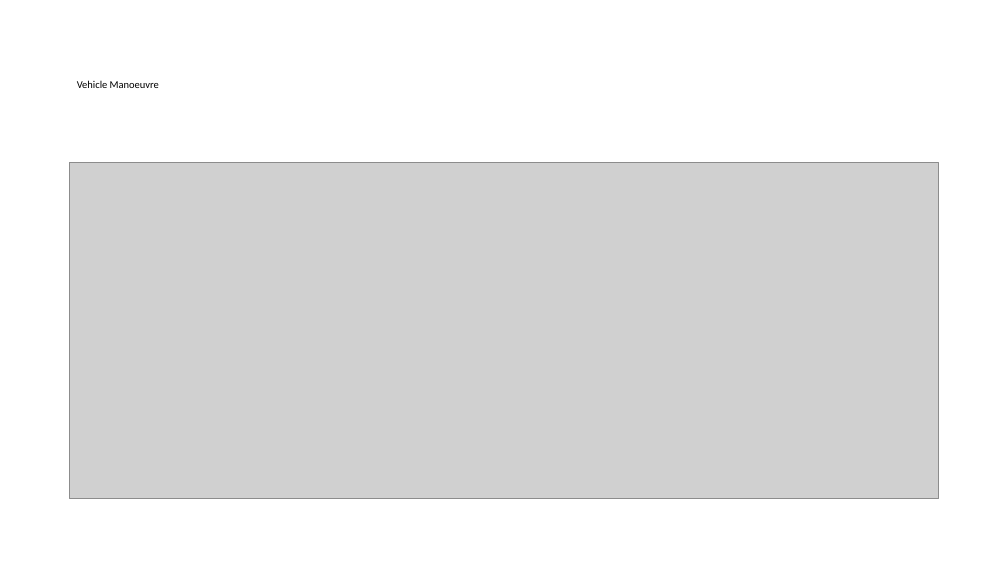
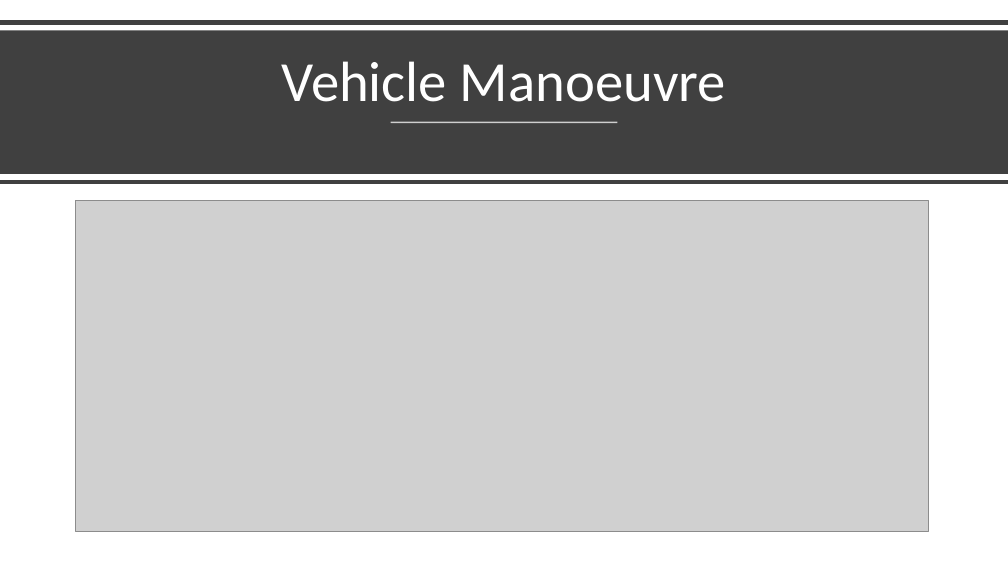
Before and after one commit to scharpham/Springboard, a slide deck: slide 9 of Capstone2/capstone2/reports/Predicting Accident Severity.pptx. Drawn at 1008x567 pixels with LibreOffice and Linux fonts; fonts in the diff are those of the drawing; grey boxes stand for pictures. Boxes give left, top, right and bottom in pixels: in the first picture for what was removed or moved away, otherwise in the second. Text is boxed around its words. In the diff, an @@ line names an element or a change of style, - is before the commit and + after.

```diff
--- a/Capstone2/capstone2/reports/Predicting Accident Severity.pptx
+++ b/Capstone2/capstone2/reports/Predicting Accident Severity.pptx
@@ line added from (0, 23) to (1008, 23), #404040 4 pt @@
@@ rectangle added at bbox=[0, 30, 1008, 174], fill #404040 @@
@@ title "Vehicle Manoeuvre": place and size @@
-title "Vehicle Manoeuvre" at bbox=[77, 80, 159, 88]
+title "Vehicle Manoeuvre" at bbox=[282, 61, 726, 102]
@@ title "Vehicle Manoeuvre" at bbox=[282, 61, 726, 102]: size 10 to 54 pt, text colour #000000 to #FFFFFF; alignment left to centre; vertical alignment middle to bottom @@
@@ line added from (391, 123) to (618, 123), #FFFFFF 1.5 pt @@
@@ line added from (0, 182) to (1008, 182), #404040 4 pt @@
@@ picture: place and size @@
-picture at bbox=[70, 163, 939, 499]
+picture at bbox=[76, 200, 929, 531]
```
Also in this commit, not shown: 13 other slides changed.
